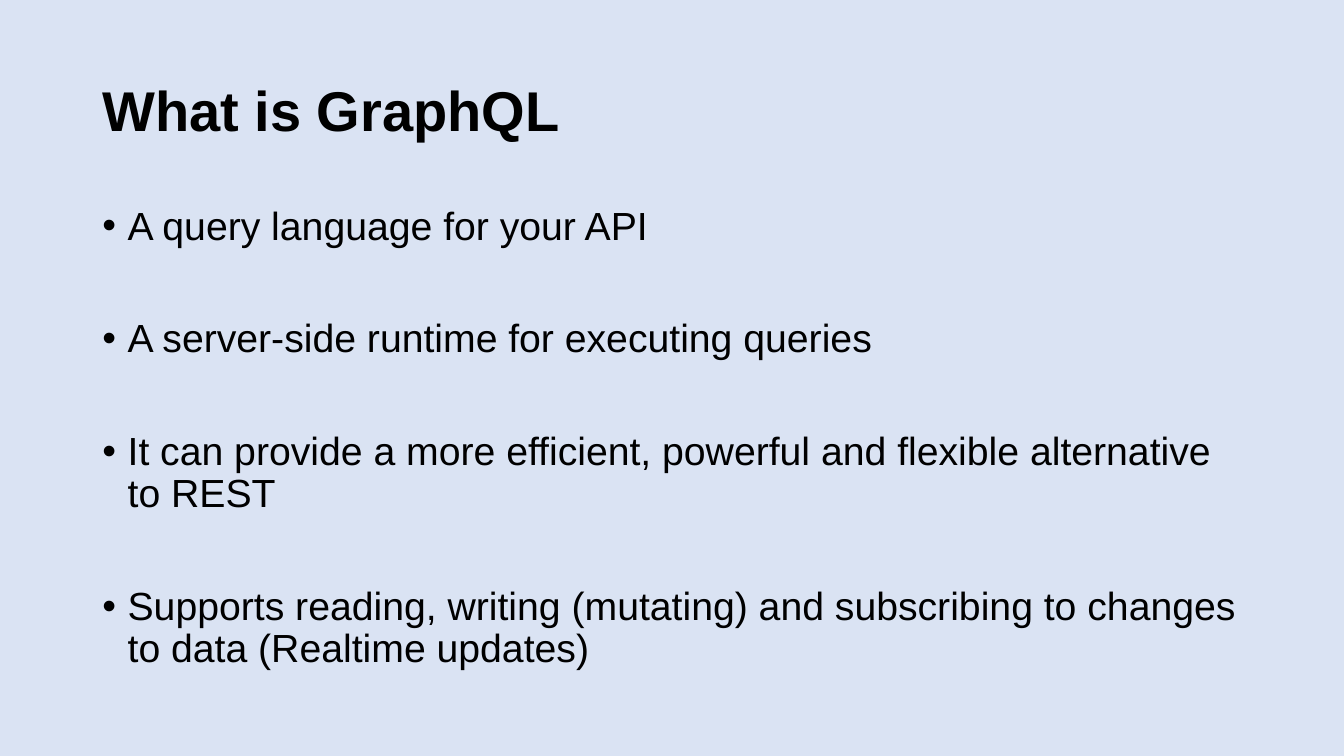
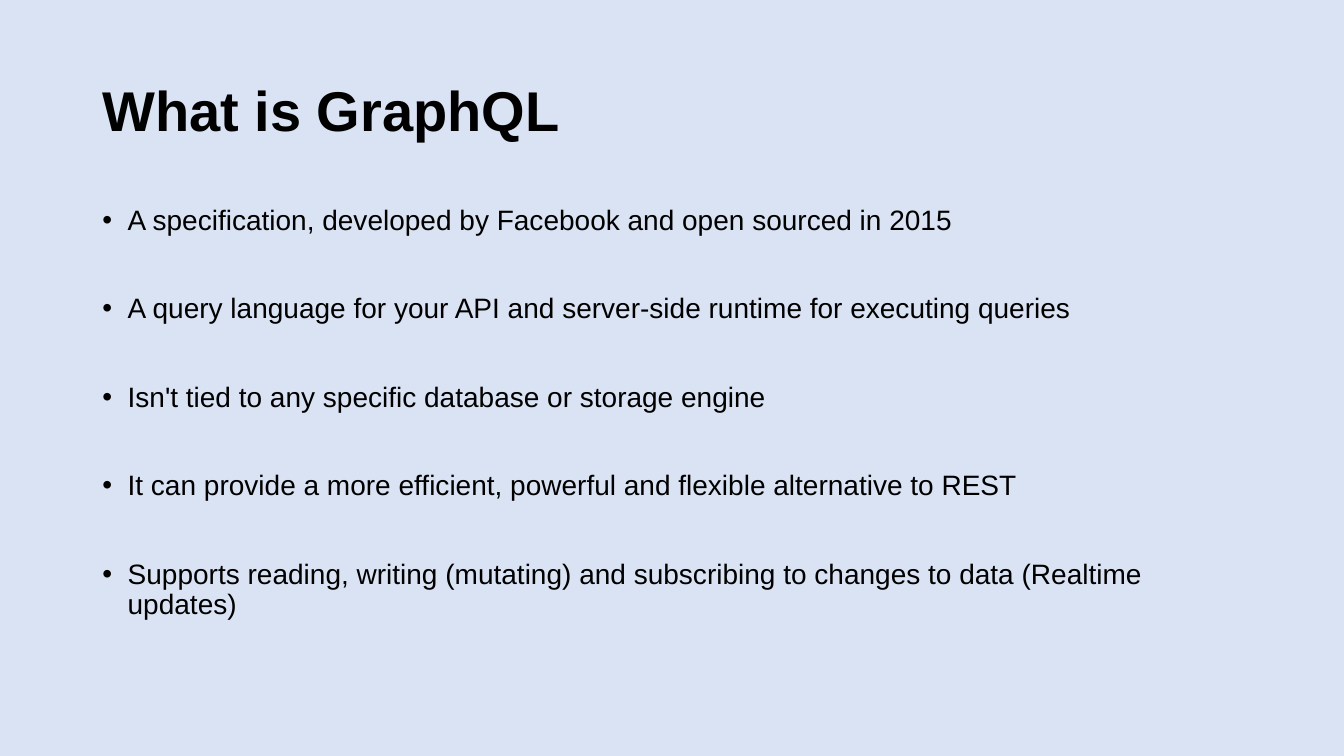
Before and after one commit to patelg123/graphql-presentation, a slide deck: slide 3 of current.pptx. Drawn at 1344x756 pixels with LibreOffice and Linux fonts; fonts in the diff are those of the drawing. Boxes give left, top, right and bottom in pixels: in the first picture for what was removed or moved away, otherwise in the second. Text is boxed around its words. In the diff, an @@ line names an element or a change of style, - is before the commit and + after.

```diff
--- a/current.pptx
+++ b/current.pptx
@@ text at [128, 209, 1070, 412]: text changed; size 28 to 20 pt @@
-• A query language for your API
-• A server-side runtime for executing queries
+• A specification, developed by Facebook and open sourced in 2015
+• A query language for your API and server-side runtime for executing queries
+• Isn't tied to any specific database or storage engine
@@ text at [128, 474, 1142, 619]: size 28 to 20 pt in "It can provide a more efficient, powerful ...", "Supports reading, writing (mutating) and subscribing to ..." @@
```
Also in this commit, not shown: 5 other slides changed, 2 slides added, 1 slide removed, 1 other file.
